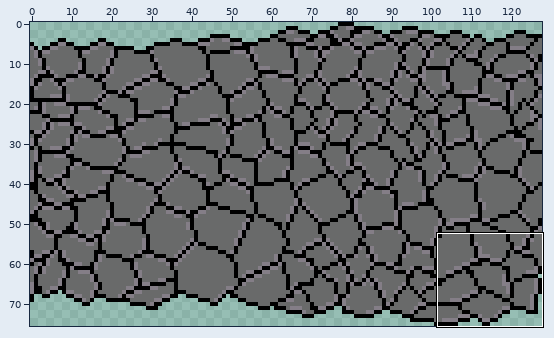
File history of a sprite sheet, Assets/Sprites/yol.png. The picture above shows the old version from afar; the outline marks the close-up.
Close-up. Old version:
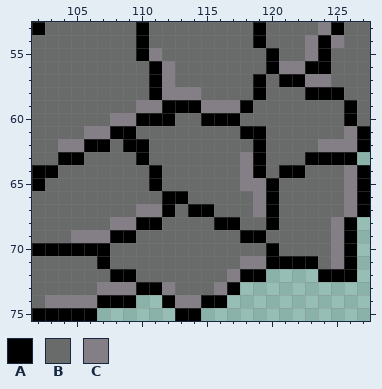
The file is 128x128 pixels. Shown: x 102..127, y 53..75. The old version is drawn lined up with the new one, on the new canvas. The commit also changed other parts of the picture, which this record leaves out.
Palette (. is transparent): A #000000  B #696a6a  C #847e87
Pixels before, first column x 102:
53 ABBBBBBBABBBBBBBBABBBBCABB
54 BBBBBBBBABBBBBBBBABBBCACBB
55 BBBBBBBBACBBBBBBBBABBCABBB
56 BBBBBBBBBACBBBBBBBACCAABBB
57 BBBBBBBBBACBBBBBBABAACCBBB
58 BBBBBBBBBACCCBBBBABBBAAABB
59 BBBBBBBBCCAAACCCABBBBBBBAB
60 BBBBBBCCAAABBAAABBBBBBBBAB
61 BBBBCCAABBBBBBBBAABBBBBBCA
62 BBCCAABAABBBBBBBBABBBBCCCA
63 BBAABBBBABBBBBBBCABBBAAAA.
64 AABBBBBBBABBBBBBCABAABBBCA
65 ABBBBBBBBABBBBBBCCABBBBBCA
66 BBBBBBBBBBAABBBBBCABBBBBCA
67 BBBBBBBBCCABAABBBCABBBBBCA
68 BBBBBBCCAABBBBAABBABBBBCA.
69 BBBCCCAABBBBBBBBAABBBBBCA.
70 AAAAAABBBBBBBBBBBBABBBBCA.
71 BBBBBABBBBBBBBBBCCAAAABCA.
72 BBBBBBAABBBBBBBCAA....AAA.
73 BBBBBCCCAACBBBCA..........
74 BCCCCAAA..ACCAA...........
75 AAAAA......AA.............
After:
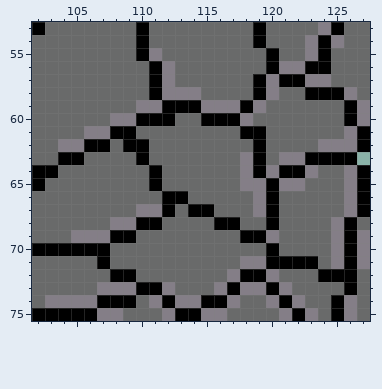
Difference:
canvas 128x128 -> 128x76, the old top-left corner now at 0,-29 (the part of the old canvas that was cut away was empty and is not shown)
Changed rows in their new state; - is an unchanged pixel.
first column x 107:
57 -------------C-------
58 -------------C-----C-
59 ------------C-------C
60 -----------C--------C
63 --------------CC-----
64 -------------C--C----
65 --------------CC-----
68 --------------------B
69 -------------C------C
70 --------------------C
71 --------------------C
72 -------------CBBB---B
73 -----------CCACBBBBAB
74 ---BC-----CBBCACBBACB
75 CCBBBC--CCBBBBCACBACB
Pixel boxes of the changes (left, top, right, bottom) in both close-ups:
changed: (97, 74, 370, 321)
